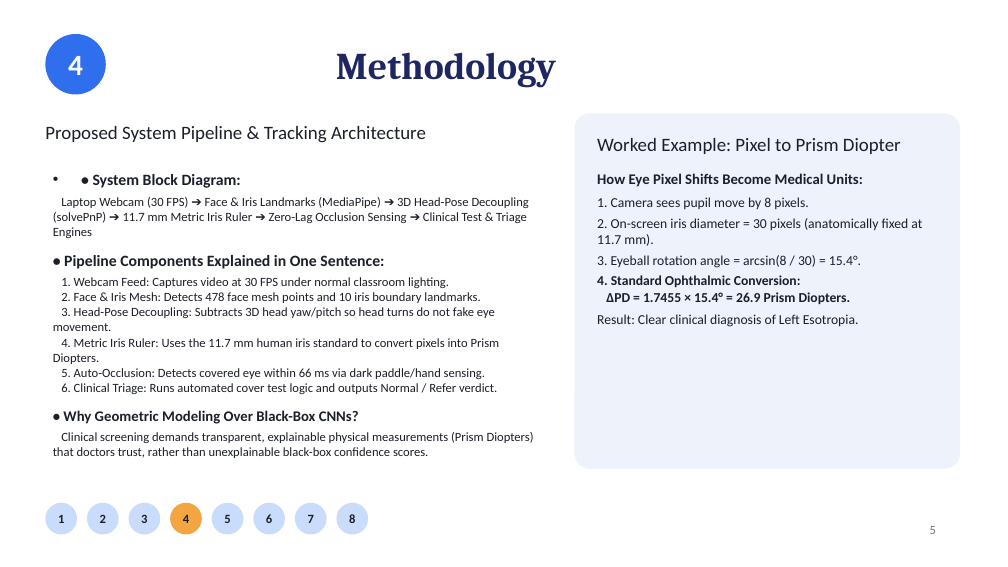
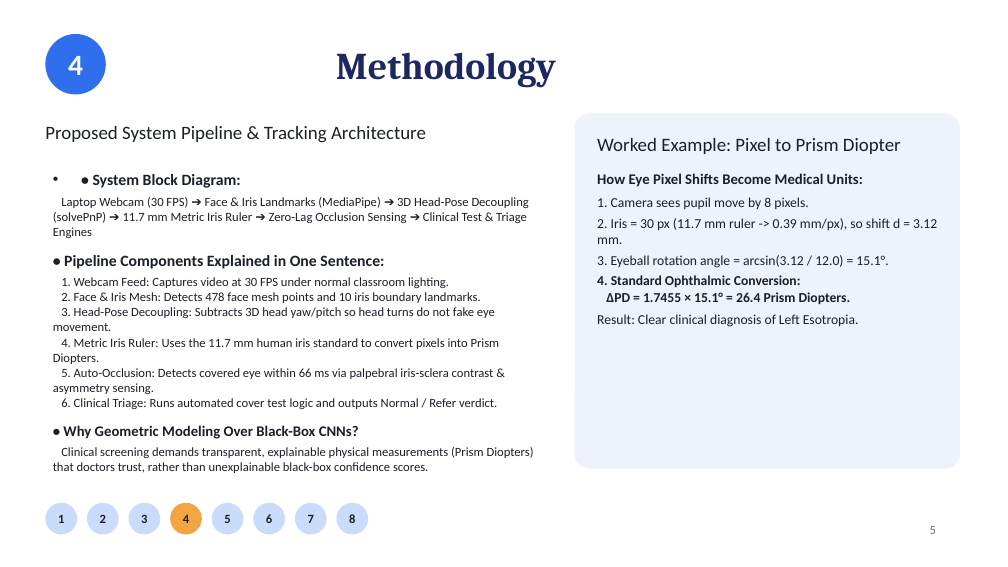
Before and after one commit to ganesh07365/eye-gaze-strabismus, a slide deck: slide 5 of BTP_Evaluation2_Strabismus_Screening.pptx. Drawn at 1008x567 pixels with LibreOffice and Linux fonts; fonts in the diff are those of the drawing. Boxes give left, top, right and bottom in pixels: in the first picture for what was removed or moved away, otherwise in the second. Text is boxed around its words. In the diff, an @@ line names an element or a change of style, - is before the commit and + after.

Commit message:
fix(triage): handle Angle Kappa in result engine and sync report/presentation docs

```diff
--- a/BTP_Evaluation2_Strabismus_Screening.pptx
+++ b/BTP_Evaluation2_Strabismus_Screening.pptx
@@ text at bbox=[597, 255, 888, 304]: text changed @@
-2. On-screen iris diameter = 30 pixels (anatomically fixed at 11.7 mm).
-3. Eyeball rotation angle = arcsin(8 / 30) = 15.4°.
-4. Standard Ophthalmic Conversion:
-ΔPD = 1.7455 × 15.4° = 26.9 Prism Diopters.
+2. Iris = 30 px (11.7 mm ruler -> 0.39 mm/px), so shift d = 3.12 mm.
+3. Eyeball rotation angle = arcsin(3.12 / 12.0) = 15.1°.
+4. Standard Ophthalmic Conversion:
+ΔPD = 1.7455 × 15.1° = 26.4 Prism Diopters.
@@ text at bbox=[53, 277, 500, 409]: text changed @@
-1. Webcam Feed: Captures video at 30 FPS under normal classroom lighting.
-2. Face & Iris Mesh: Detects 478 face mesh points and 10 iris boundary landmarks.
-3. Head-Pose Decoupling: Subtracts 3D head yaw/pitch so head turns do not fake eye movement.
-4. Metric Iris Ruler: Uses the 11.7 mm human iris standard to convert pixels into Prism Diopters.
-5. Auto-Occlusion: Detects covered eye within 66 ms via dark paddle/hand sensing.
-6. Clinical Triage: Runs automated cover test logic and outputs Normal / Refer verdict.
+1. Webcam Feed: Captures video at 30 FPS under normal classroom lighting.
+2. Face & Iris Mesh: Detects 478 face mesh points and 10 iris boundary landmarks.
+3. Head-Pose Decoupling: Subtracts 3D head yaw/pitch so head turns do not fake eye movement.
+4. Metric Iris Ruler: Uses the 11.7 mm human iris standard to convert pixels into Prism Diopters.
+5. Auto-Occlusion: Detects covered eye within 66 ms via palpebral iris-sclera contrast & asymmetry sensing.
+6. Clinical Triage: Runs automated cover test logic and outputs Normal / Refer verdict.
```
Also in this commit, not shown: 5 other slides changed, 10 other files.
